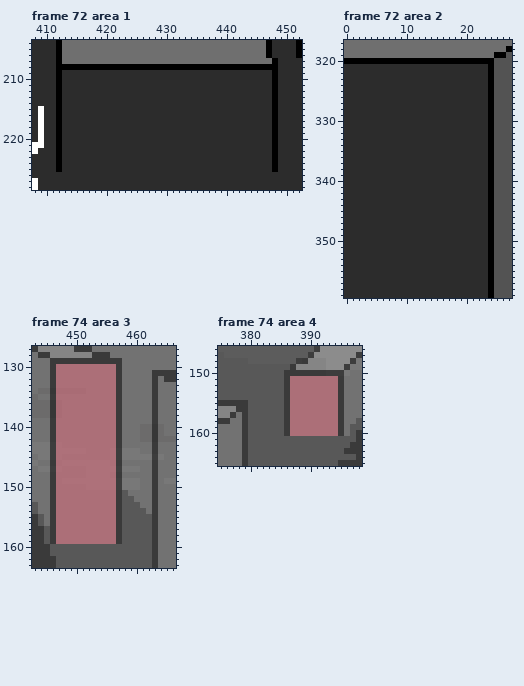
One commit to this pixel-art file: Perspective/Perspective1.aseprite. This is how it looked before the edit.
640x360 pixels, 88 frames. Shown: frame 72 area 1: x 408..452, y 204..228; frame 72 area 2: x 0..27, y 317..359; frame 74 area 3: x 443..466, y 127..163; frame 74 area 4: x 375..398, y 146..165. The commit also changed other frames or places, which this record leaves out.
Now the later version:
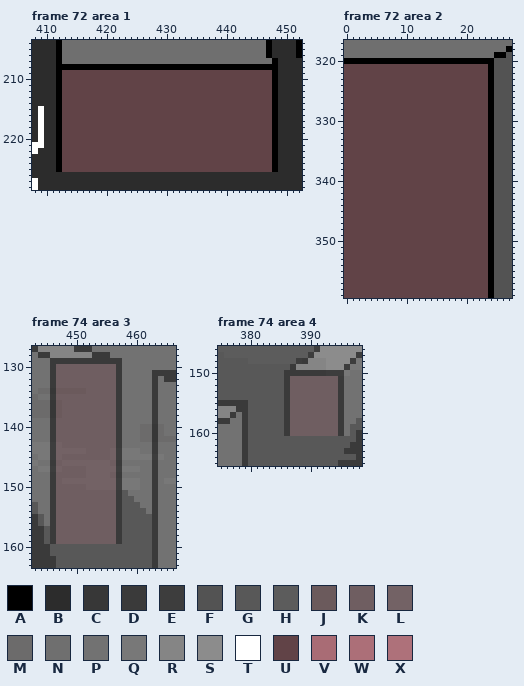
Palette (. is transparent): A #000000  B #2c2c2c  C #373737  D #3a3a3a  E #3d3d3d  F #535353  G #585858  H #5c5c5c  J #6b5a5c  K #6f5e61  L #736265  M #6c6b6b  N #6f6f6f  P #727272  Q #787878  R #858585  S #8c8c8c  T #ffffff  U #614347  V #a96c75  W #ac6f78  X #ae717a
What changed:
Changed rows in their new state; - is an unchanged pixel.
Frame 72 area 1, layer "Over Fx/Lighting Buildings":
first column x 413:
209 UUUUUUUUUUUUUUUUUUUUUUUUUUUUUUUUUUU
210 UUUUUUUUUUUUUUUUUUUUUUUUUUUUUUUUUUU
211 UUUUUUUUUUUUUUUUUUUUUUUUUUUUUUUUUUU
212 UUUUUUUUUUUUUUUUUUUUUUUUUUUUUUUUUUU
213 UUUUUUUUUUUUUUUUUUUUUUUUUUUUUUUUUUU
214 UUUUUUUUUUUUUUUUUUUUUUUUUUUUUUUUUUU
215 UUUUUUUUUUUUUUUUUUUUUUUUUUUUUUUUUUU
216 UUUUUUUUUUUUUUUUUUUUUUUUUUUUUUUUUUU
217 UUUUUUUUUUUUUUUUUUUUUUUUUUUUUUUUUUU
218 UUUUUUUUUUUUUUUUUUUUUUUUUUUUUUUUUUU
219 UUUUUUUUUUUUUUUUUUUUUUUUUUUUUUUUUUU
220 UUUUUUUUUUUUUUUUUUUUUUUUUUUUUUUUUUU
221 UUUUUUUUUUUUUUUUUUUUUUUUUUUUUUUUUUU
222 UUUUUUUUUUUUUUUUUUUUUUUUUUUUUUUUUUU
223 UUUUUUUUUUUUUUUUUUUUUUUUUUUUUUUUUUU
224 UUUUUUUUUUUUUUUUUUUUUUUUUUUUUUUUUUU
225 UUUUUUUUUUUUUUUUUUUUUUUUUUUUUUUUUUU
Frame 72 area 2, layer "Over Fx/Lighting Buildings":
first column x 0:
321 UUUUUUUUUUUUUUUUUUUUUUUU
322 UUUUUUUUUUUUUUUUUUUUUUUU
323 UUUUUUUUUUUUUUUUUUUUUUUU
324 UUUUUUUUUUUUUUUUUUUUUUUU
325 UUUUUUUUUUUUUUUUUUUUUUUU
326 UUUUUUUUUUUUUUUUUUUUUUUU
327 UUUUUUUUUUUUUUUUUUUUUUUU
328 UUUUUUUUUUUUUUUUUUUUUUUU
329 UUUUUUUUUUUUUUUUUUUUUUUU
330 UUUUUUUUUUUUUUUUUUUUUUUU
331 UUUUUUUUUUUUUUUUUUUUUUUU
332 UUUUUUUUUUUUUUUUUUUUUUUU
333 UUUUUUUUUUUUUUUUUUUUUUUU
334 UUUUUUUUUUUUUUUUUUUUUUUU
335 UUUUUUUUUUUUUUUUUUUUUUUU
336 UUUUUUUUUUUUUUUUUUUUUUUU
337 UUUUUUUUUUUUUUUUUUUUUUUU
338 UUUUUUUUUUUUUUUUUUUUUUUU
339 UUUUUUUUUUUUUUUUUUUUUUUU
340 UUUUUUUUUUUUUUUUUUUUUUUU
341 UUUUUUUUUUUUUUUUUUUUUUUU
342 UUUUUUUUUUUUUUUUUUUUUUUU
343 UUUUUUUUUUUUUUUUUUUUUUUU
344 UUUUUUUUUUUUUUUUUUUUUUUU
345 UUUUUUUUUUUUUUUUUUUUUUUU
346 UUUUUUUUUUUUUUUUUUUUUUUU
347 UUUUUUUUUUUUUUUUUUUUUUUU
348 UUUUUUUUUUUUUUUUUUUUUUUU
349 UUUUUUUUUUUUUUUUUUUUUUUU
350 UUUUUUUUUUUUUUUUUUUUUUUU
351 UUUUUUUUUUUUUUUUUUUUUUUU
352 UUUUUUUUUUUUUUUUUUUUUUUU
353 UUUUUUUUUUUUUUUUUUUUUUUU
354 UUUUUUUUUUUUUUUUUUUUUUUU
355 UUUUUUUUUUUUUUUUUUUUUUUU
356 UUUUUUUUUUUUUUUUUUUUUUUU
357 UUUUUUUUUUUUUUUUUUUUUUUU
358 UUUUUUUUUUUUUUUUUUUUUUUU
359 UUUUUUUUUUUUUUUUUUUUUUUU
Frame 74 area 3:
first column x 447:
130 KKKKKKKKKK
131 KKKKKKKKKK
132 KKKKKKKKKK
133 KKKKKKKKKK
134 JJJJJKKKKK
135 KKKKKKKKKK
136 JKKKKKKKKK
137 JKKKKKKKKK
138 JKKKKKKKKK
139 KKKKKKKKKK
140 KKKKKKKKKK
141 KKKKKKKKKK
142 KKKKKKKKKK
143 LKKKKKKKKK
144 LLLLLKKKKL
145 LKKKKKKKKL
146 KLLLLLLLLK
147 LKKKKLLLLL
148 KKKKKLLLLK
149 KLLLLLLLLL
150 KKKKKLLLLL
151 KKKKKKKKKK
152 KKKKKKKKKK
153 KKKKKKKKKK
154 KKKKKKKKKK
155 KKKKKKKKKK
156 KKKKKKKKKK
157 KKKKKKKKKK
158 KKKKKKKKKK
159 KKKKKKKKKK
Frame 74 area 4:
first column x 387:
151 KKKKKKKK
152 KKKKKKKK
153 KKKKKKKK
154 KKKKKKKK
155 KKKKKKKK
156 KKKKKKKK
157 KKKKKKKK
158 KKKKKKKK
159 KKKKKKKK
160 KKKKKKKK
Where, in picture pixels (left, top, right, bottom), the same in both pictures:
changed: (62, 70, 272, 172)
changed: (344, 64, 488, 298)
changed: (56, 364, 116, 544)
changed: (290, 376, 338, 436)
